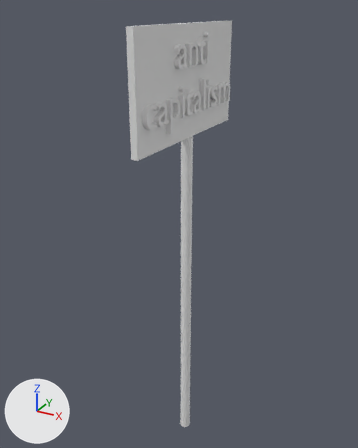
Renders of the glTF model src/models/sign.glb from each side of a commit.
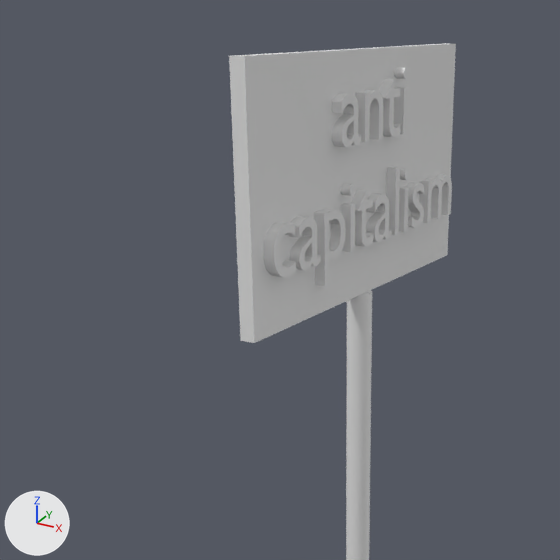
Each version appears first whole from a 50 mm camera at (3.02, -5.71, 6.34) aimed at (-0.19, 0.13, 3.42), and next in a close-up on the part from 5% to 78% of the width and 0% to 59% of the height. The lights are fixed; the arrows at lower left show +X, +Y and +Z. Where no turn or scale is listed for an object, it has been applied to the vertices.
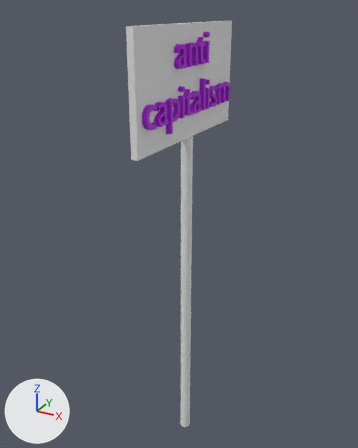
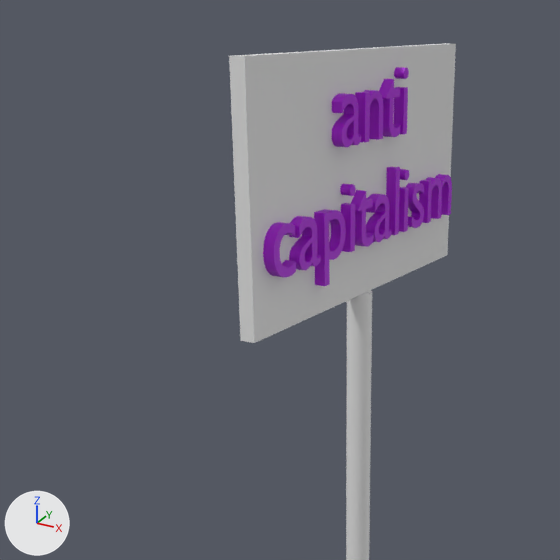
Location of each change, [x1, y1, x2, y2] in pixels of the close-ups (560 x 560 px):
```json
{"object": "Text", "change": "recoloured", "before": [263, 67, 452, 286], "after": [263, 67, 452, 286], "on screen": "grey to purple"}
```

Edits to the scene script, one JSON object a line:
```json
{"op": "add", "block": "mat_material_001", "code": ["mat_material_001 = principled_material('Material.001')", "mat_material_001.base_color = (0.432, 0.0, 0.728)  # purple #b000de"]}
{"block": "me_text", "where": "me_text.from_pydata(...)  # 5088 vertices, 10072 faces; spans x -0.11..0.11, y -1.14..1.14, z -0.61..0.49"}
{"op": "add", "block": "me_text", "code": "me_text.materials.append(mat_material_001)  # purple #b000de"}
```
